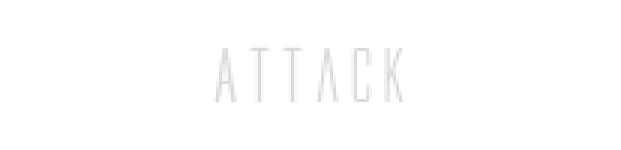
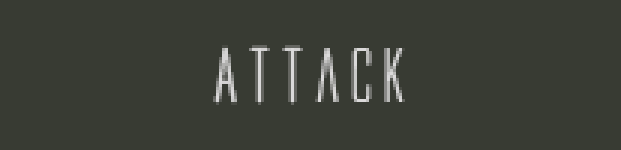
Revision of a layered (621, 150) image; what changed, layer by layer:
added layer "Layer 1" over [0, 0, 621, 150]
